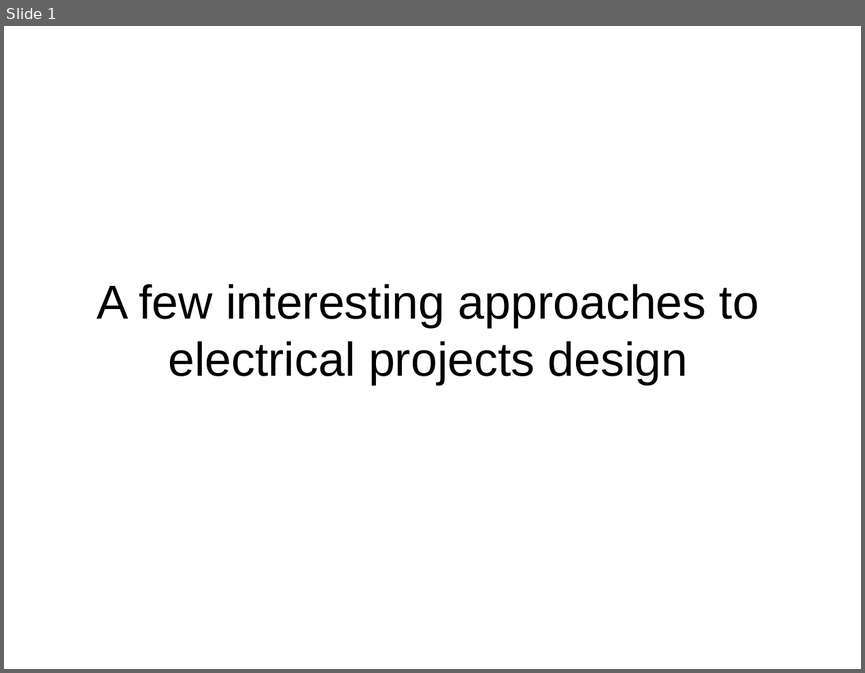
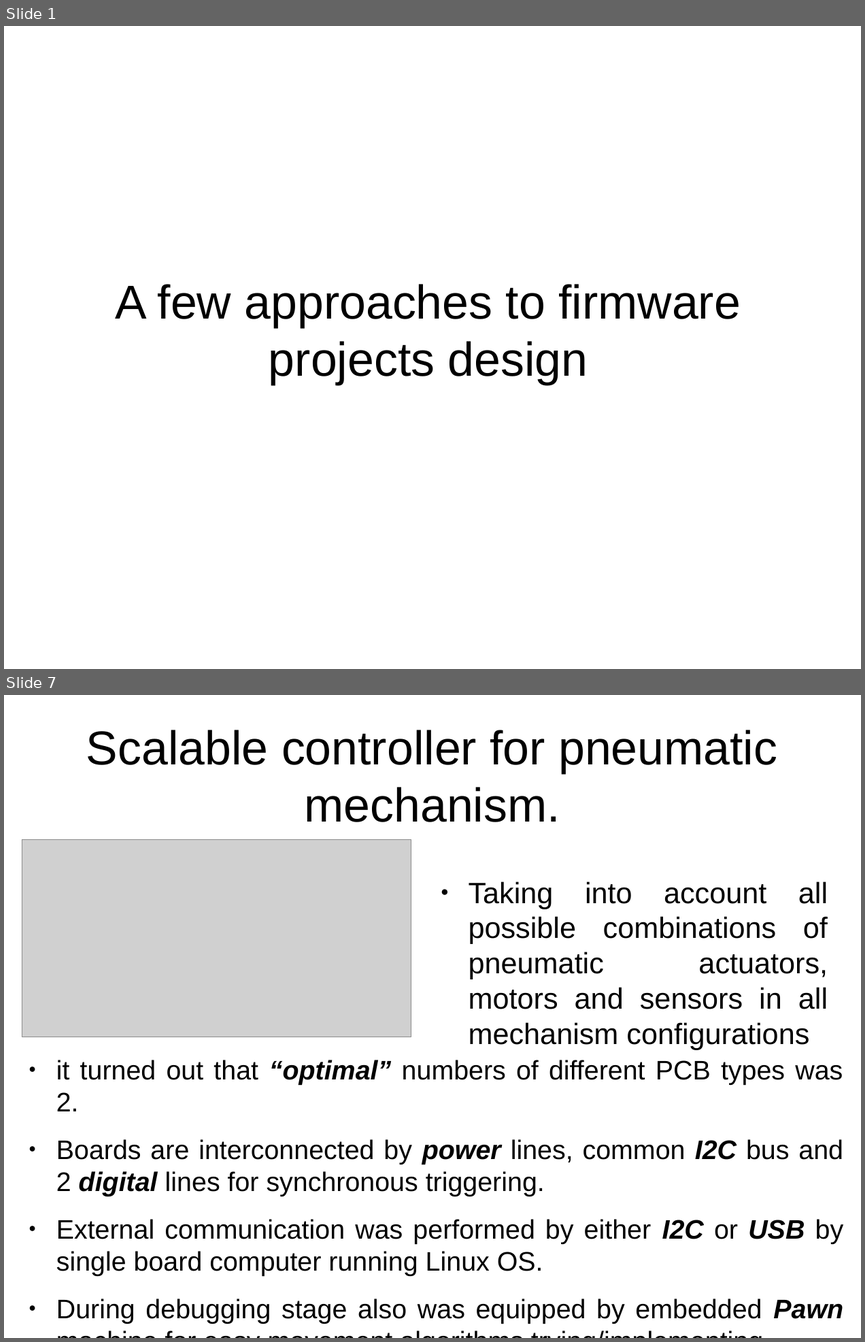
Before and after one commit to z80/mapper, a slide deck: docs/pres/pres.odp. Shown one above the other, each under a label of ours: slide 1 before the commit, slides 1 and 7 after it; the slides between them are not shown. The pictures are 865x673 and 865x1342 pixels, drawn with LibreOffice and Linux fonts; fonts in the diff are those of the drawing; grey boxes stand for pictures. Boxes give left, top, right and bottom in pixels: in the first picture for what was removed or moved away, otherwise in the second. Text is boxed around its words. In the diff, an @@ line names an element or a change of style, - is before the commit and + after.

```diff
--- a/docs/pres/pres.odp
+++ b/docs/pres/pres.odp
@@ slide 7 added at (4, 695, 861, 1338), background #FFFFFF @@
@@ title added at (86, 730, 777, 822), 44 pt, text #000000 @@
+Scalable controller for pneumatic mechanism.
@@ picture added at (22, 840, 411, 1037) @@
@@ text added at (468, 881, 827, 1049), 27.2 pt, text #000000 @@
+● Taking into account all possible combinations of pneumatic actuators, motors and sensors in all mechanism configurations
@@ text added at (56, 1059, 844, 1323), 24.8 pt, text #000000 @@
+● it turned out that “optimal” numbers of different PCB types was 2.
+● Boards are interconnected by power lines, common I2C bus and 2 digital lines for synchronous triggering.
+● External communication was performed by either I2C or USB by single board computer running Linux OS.
+● During debugging stage also was equipped by embedded Pawn machine for easy movement algorithms trying/implementing.
@@ slide 1 changed as well @@
@@ title at (116, 284, 740, 384): text changed @@
-A few interesting approaches to electrical projects design
+A few approaches to firmware projects design
```
Also in this commit, not shown: 1 other slide changed, 10 other slides added, 4 other files.
